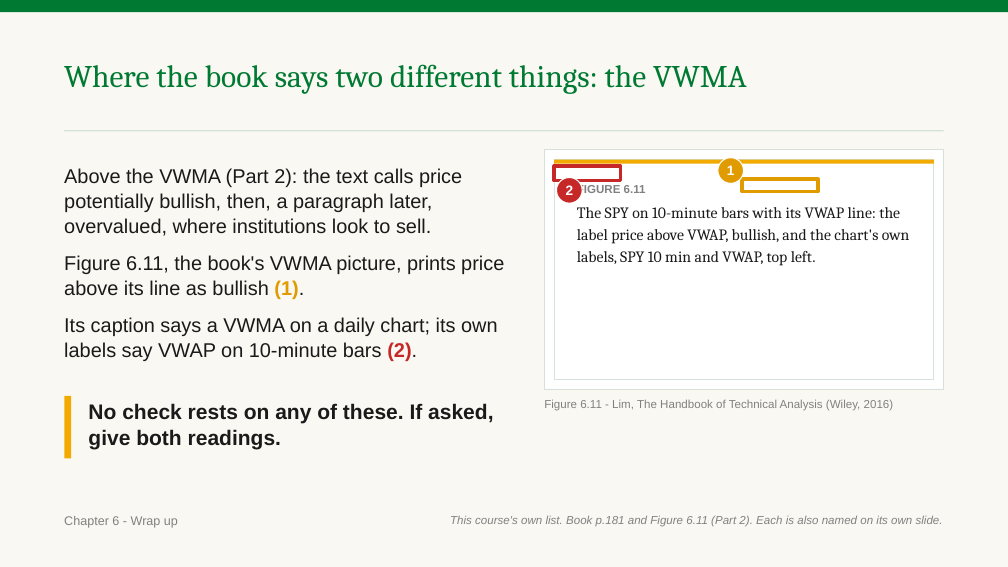
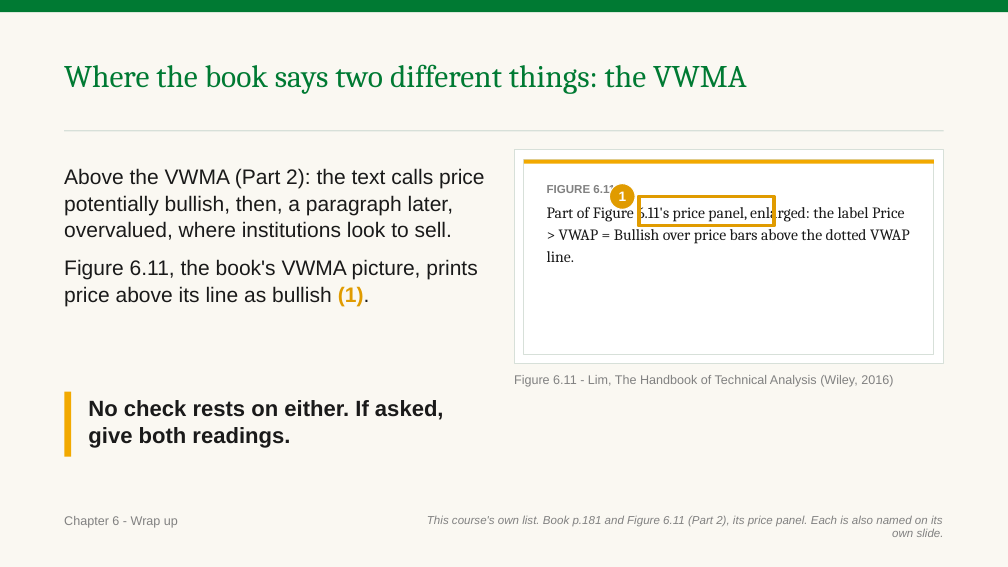
Before and after one commit to benjiesotelo-sudo/Telos_FIN1209, a slide deck: slide 210 of chapter-06/FIN1209-Chapter-06.pptx (slide 208 before the commit). Drawn at 1008x567 pixels with LibreOffice and Linux fonts; fonts in the diff are those of the drawing. Boxes give left, top, right and bottom in pixels: in the first picture for what was removed or moved away, otherwise in the second. Text is boxed around its words. In the diff, an @@ line names an element or a change of style, - is before the commit and + after.

```diff
--- a/chapter-06/FIN1209-Chapter-06.pptx
+++ b/chapter-06/FIN1209-Chapter-06.pptx
@@ text "Above the VWMA (Part 2): ..." at [64,168,485,306]: size 19 to 20 pt @@
@@ rectangle: place and size @@
-rectangle at [544,150,944,389]
+rectangle at [514,150,944,364]
@@ rectangle: place and size @@
-rectangle at [554,160,934,164]
+rectangle at [524,160,934,164]
@@ rectangle: place and size @@
-rectangle at [554,160,934,380]
+rectangle at [524,160,934,354]
@@ rectangle removed at [554,166,621,181] @@
@@ ellipse removed at [557,178,582,203] @@
-2
@@ text at [547,204,910,262]: text changed @@
-The SPY on 10-minute bars with its VWAP line: the label price above VWAP, bullish, and the chart's own labels, SPY 10 min and VWAP, top left.
+Part of Figure 6.11's price panel, enlarged: the label Price > VWAP = Bullish over price bars above the dotted VWAP line.
@@ text "FIGURE 6.11": place and size @@
-text "FIGURE 6.11" at [577,184,910,266]
+text "FIGURE 6.11" at [547,185,910,262]
@@ ellipse "1": place and size @@
-ellipse "1" at [718,158,744,184]
+ellipse "1" at [609,184,635,209]
@@ rectangle: place and size @@
-rectangle at [743,179,818,191]
+rectangle at [639,197,774,226]
@@ text at [64,317,498,361]: paragraph removed @@
-Its caption says a VWMA on a daily chart; its own labels say VWAP on 10-minute bars (2).
@@ text "Figure 6.11 - Lim, The ...": place and size @@
-text "Figure 6.11 - Lim, The ..." at [544,399,894,411]
+text "Figure 6.11 - Lim, The ..." at [514,375,893,387]
@@ text "Figure 6.11 - Lim, The ..." at [514,375,893,387]: size 11 to 12 pt @@
@@ rectangle: place and size @@
-rectangle at [64,396,71,459]
+rectangle at [64,392,71,457]
@@ text at [88,400,444,448]: text changed; size 20 to 21 pt @@
-No check rests on any of these. If asked, give both readings.
+No check rests on either. If asked, give both readings.
@@ text at [427,515,944,537]: text changed @@
-This course's own list. Book p.181 and Figure 6.11 (Part 2). Each is also named on its own slide.
+This course's own list. Book p.181 and Figure 6.11 (Part 2), its price panel. Each is also named on its own slide.
```
Also in this commit, not shown: 56 other slides changed, 4 slides added, 3 other files.
